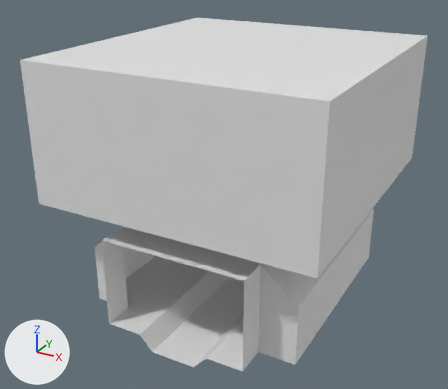
Two versions of the FBX model Content/_Assets/blender/rooms/room_entrance_01.fbx, one commit apart.
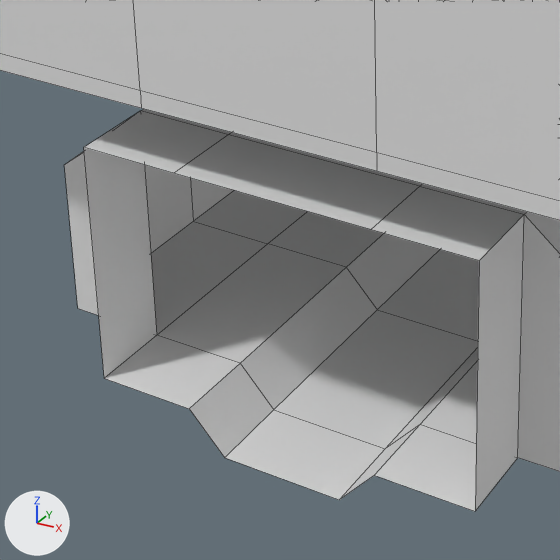
There are two pictures of each version: one whole from a 50 mm lens placed at (8.79, -17.32, 11.75), pointed at (-0.47, -0.49, 3.33), one close up on the part from 16% to 61% of the width and 48% to 100% of the height. Lighting does not change. The marker at lower left points along +X, +Y and +Z. The close-ups show mesh edges as thin lines. Where no turn or scale is listed for an object, it has been applied to the vertices.

Objects in the first close-up: 'sewer_entrance_01'.
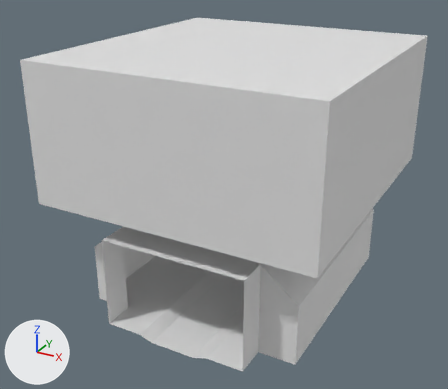
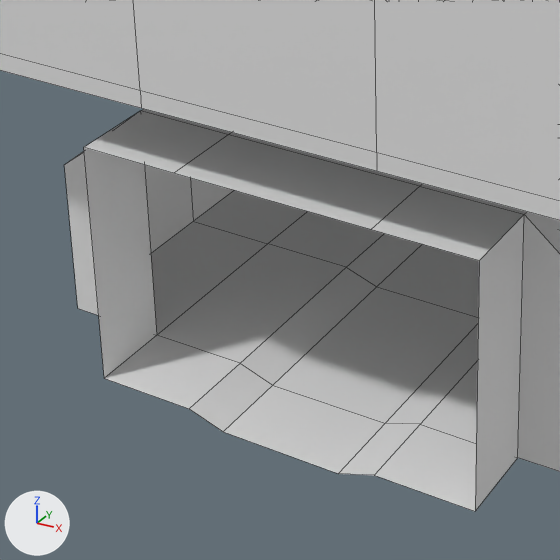
Location of each change, (x1, y1, x2, y2) in pixels of the close-ups (560 x 560 px; the box of a moved part takes in the faces that stretch with it):
```json
{"part": 1, "of": "me_cube_001", "change": "moved or reshaped", "before": [190, 233, 479, 500], "after": [190, 233, 479, 475]}
```

Edits to the scene script, one JSON object a line:
```json
{"block": "me_cube_001", "where": "me_cube_001.from_pydata(...)  # 310 vertices, 287 faces; spans x -4.6..4.49, y -4.8..4.8, z -2.5..6.21"}
{"block": "me_cube_001", "where": "# used by ob_sewer_entrance_01; location = (0.0, 0.0, 2.0)"}
{"block": "me_cube_001", "change": "me_cube_001 part 1: all 12 vertices in x -0.75..0.75, y -4.6..4.6, z -2.5 are moved by (0.0, 0.0, 0.35)"}
```
